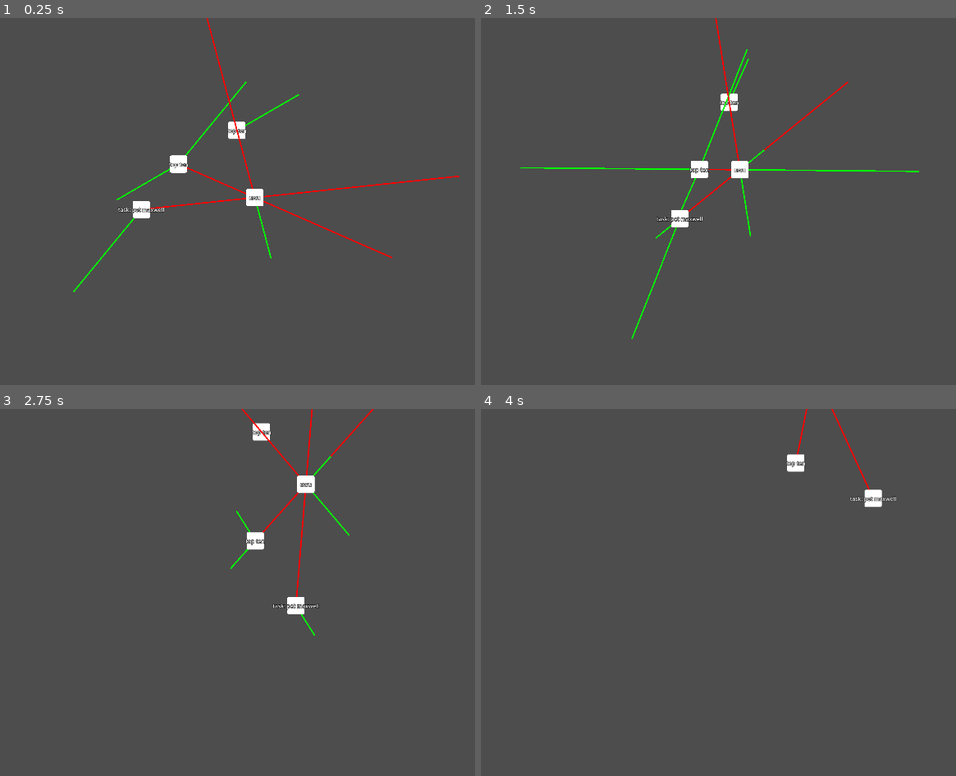
Above: before the commit, frames 1-4 (two rows, left to right).
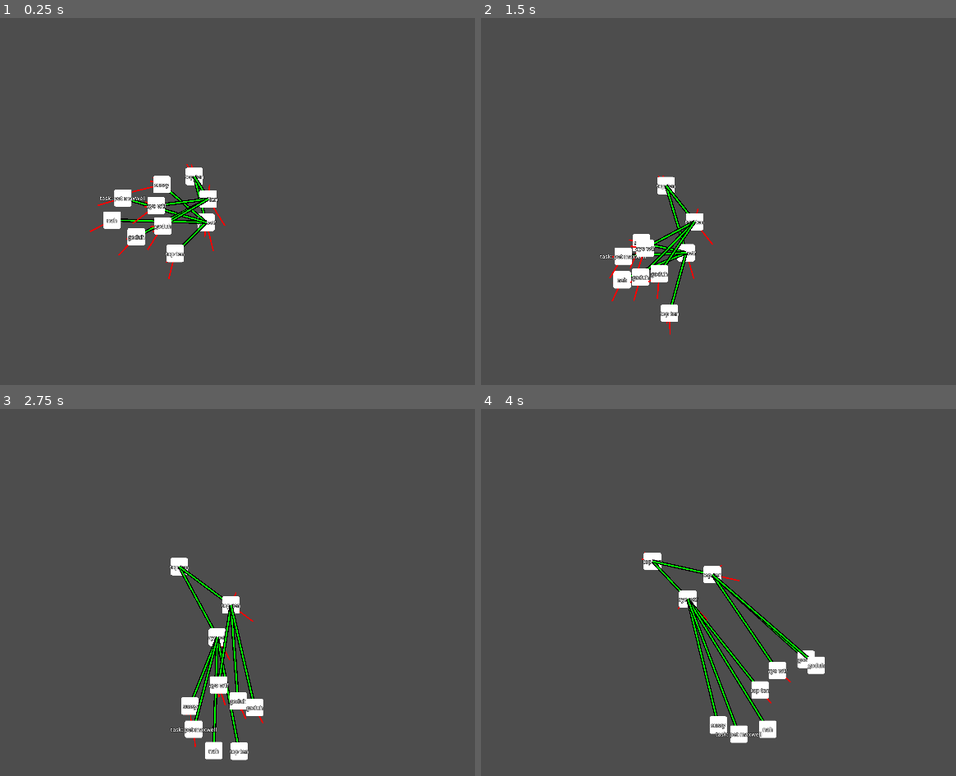
Above: after the commit, the same moments.

Repository: GenericUserIsTaken/hackpnw2024
Game: Godot game, scene res://scenes/TASK/test_playground.tscn
Same seed, same stepped clock (60 frames per second), same inputs: the game is played once before the commit and once after it. This scene is started directly instead of the project's main scene.
Inputs:
- Up to frame 1 (0.25 s): no input
- Up to frame 2 (1.5 s): no input
- Up to frame 3 (2.75 s): no input
- Up to frame 4 (4 s): no input

The runs differ from the first frame. In frame 1, 3.8% of the frame differs, in the area x 15-97%, y 0-75%; in frame 2, 3.7%; in frame 3, 4.2%, in the area x 35-79%, y 0-96%; in frame 4, 3.7%.

Commit message:
poked at the force stuff

Diff:
--- /dev/null
+++ b/godotproject/scenes/TASK/CameraManager.gd
@@ -0,0 +1,17 @@
+extends Camera2D
+
+@export var followerTarget: Task
+
+var isFollowingTarget = true
+# 0 < speed <= 1
+var followSpeed = 0.05
+
+# Called when the node enters the scene tree for the first time.
+func _ready():
+	pass # Replace with function body.
+
+
+# Called every frame. 'delta' is the elapsed time since the previous frame.
+func _process(delta):
+	if isFollowingTarget and followerTarget != null:
+		self.position += (followerTarget.position - self.position) * followSpeed
--- a/godotproject/scenes/TASK/task.gd
+++ b/godotproject/scenes/TASK/task.gd
@@ -9,12 +9,19 @@
 # an extra multiplier on push to others
 @export var pushWeight: float = 1
 
-# should be <= collider radius
+# higher is more resistance
+@export var pushResistance: float = 0
+
+# is taken from the collider radius
 @export var maxDistanceForPush: float = 250
 
-@export var distanceToForceBaseMultiplier: float = 1
+@export var distanceToForceBaseMultiplier: float = 0.1
 
-@export var parentPullMultiplier: float = 0.7
+@export var parentPullMultiplier: float = 10
+
+@export var parentPushMultiplier: float = 20
+
+@export var friction: float = 30
 
 # tracks other tasks within push distance
 var otherTasks
@@ -26,6 +33,8 @@
 	# temporary random names to help tell them apart
 	var names = ["amogus","sussy","goduh",":3","nah","ayo wtf","uwu","top ten","task: pet maxwell"]
 	self.changeTaskName(names.pick_random())
+
+	$Area2D/NearbyCollider.shape.radius = maxDistanceForPush
 
 func changeTaskName(newName : String):
 	$CenterContainer/Label.text = newName
@@ -39,23 +48,28 @@
 	if (parentTask != null):
 		parentForce = calc_pull_to_parent()
 		self.apply_central_force(parentForce)
+
 	queue_redraw()
 
 func calc_push_from(otherTask):
 	var diffVector = (self.global_position - otherTask.global_position)
-	diffVector = diffVector.normalized() * max(0, maxDistanceForPush - diffVector.length())
-	diffVector *= distanceToForceBaseMultiplier
+	diffVector = diffVector.normalized() * max(0, otherTask.get_parent().maxDistanceForPush - diffVector.length())
+	diffVector *= distanceToForceBaseMultiplier * (1 - pushResistance)
 	diffVector *= otherTask.get_parent().pushWeight
 	return diffVector
 
 func calc_pull_to_parent():
 	var diffVector = (parentTask.global_position - self.global_position)
-	diffVector *= parentPullMultiplier
-	diffVector *= distanceToForceBaseMultiplier
+	diffVector *= parentPullMultiplier * distanceToForceBaseMultiplier
 	diffVector *= parentTask.pushWeight
 	return diffVector
 
 func _draw():
+	# draw lines to parent
+	if parentTask != null:
+		draw_line(Vector2(0,0), self.to_local(parentTask.global_position), Color.BLACK, 10.0)
+
+	# draw velo debug
 	for otherTask in otherTasks:
-		draw_line(Vector2(0,0), 4*calc_push_from(otherTask), Color.GREEN, 4.0)
-	draw_line(Vector2(0,0), 4*parentForce, Color.RED, 4.0)
+		draw_line(Vector2(0,0), calc_push_from(otherTask), Color.RED, 4.0)
+	draw_line(Vector2(0,0), parentForce, Color.GREEN, 4.0)
--- a/godotproject/scenes/TASK/task.tscn
+++ b/godotproject/scenes/TASK/task.tscn
@@ -5,7 +5,7 @@
 [ext_resource type="PackedScene" uid="uid://c5a1jh8gbd50t" path="res://scenes/TREE/TaskTracer.tscn" id="3_dhgkg"]
 
 [sub_resource type="CircleShape2D" id="CircleShape2D_3rvya"]
-radius = 250.0
+radius = 1.0
 
 [sub_resource type="SystemFont" id="SystemFont_bshqn"]
 
@@ -13,6 +13,7 @@
 
 [node name="Task" type="RigidBody2D"]
 gravity_scale = 0.0
+lock_rotation = true
 script = ExtResource("1_1yd7e")
 
 [node name="Sprite2D" type="Sprite2D" parent="."]
@@ -40,5 +41,5 @@
 theme_override_fonts/font = SubResource("SystemFont_bshqn")
 text = "task name"
 
-[node name="CollisionShape2D" type="CollisionShape2D" parent="."]
+[node name="SelfCollider" type="CollisionShape2D" parent="."]
 shape = SubResource("CircleShape2D_y05yv")
--- a/godotproject/scenes/TASK/test_playground.tscn
+++ b/godotproject/scenes/TASK/test_playground.tscn
@@ -1,22 +1,53 @@
-[gd_scene load_steps=2 format=3 uid="uid://do43qb54of037"]
+[gd_scene load_steps=3 format=3 uid="uid://do43qb54of037"]
 
 [ext_resource type="PackedScene" uid="uid://oil23nrqorjg" path="res://scenes/TASK/task.tscn" id="1_22nn6"]
+[ext_resource type="Script" path="res://scenes/TASK/CameraManager.gd" id="2_osk6i"]
 
 [node name="Node2D" type="Node2D"]
 
-[node name="Task" parent="." instance=ExtResource("1_22nn6")]
-position = Vector2(149, -209)
+[node name="anchor task 1 (0)" parent="." instance=ExtResource("1_22nn6")]
+position = Vector2(33, -98)
+maxDistanceForPush = 1000.0
 
-[node name="Task3" parent="." node_paths=PackedStringArray("parentTask") instance=ExtResource("1_22nn6")]
-position = Vector2(-26, -113)
-parentTask = NodePath("../Task2")
+[node name="subtask 1 (0-1)" parent="." node_paths=PackedStringArray("parentTask") instance=ExtResource("1_22nn6")]
+position = Vector2(67, 35)
+parentTask = NodePath("../anchor task 1 (0)")
+maxDistanceForPush = 500.0
 
-[node name="Task4" parent="." node_paths=PackedStringArray("parentTask") instance=ExtResource("1_22nn6")]
-position = Vector2(-136, 20)
-parentTask = NodePath("../Task2")
+[node name="subtask 2 (1-1)" parent="." node_paths=PackedStringArray("parentTask") instance=ExtResource("1_22nn6")]
+position = Vector2(-63, -78)
+parentTask = NodePath("../subtask 1 (0-1)")
 
-[node name="Task2" parent="." node_paths=PackedStringArray("parentTask") instance=ExtResource("1_22nn6")]
-position = Vector2(203, -11)
-parentTask = NodePath("../Task")
+[node name="subtask 2 (1-2)" parent="." node_paths=PackedStringArray("parentTask") instance=ExtResource("1_22nn6")]
+position = Vector2(-25, 124)
+parentTask = NodePath("../subtask 1 (0-1)")
 
-[node name="Camera2D" type="Camera2D" parent="."]
+[node name="subtask 2 (1-3)" parent="." node_paths=PackedStringArray("parentTask") instance=ExtResource("1_22nn6")]
+position = Vector2(-212, 26)
+parentTask = NodePath("../subtask 1 (0-1)")
+
+[node name="subtask 2 (1-4)" parent="." node_paths=PackedStringArray("parentTask") instance=ExtResource("1_22nn6")]
+position = Vector2(-179, -39)
+parentTask = NodePath("../subtask 1 (0-1)")
+
+[node name="subtask 1 (0-2)" parent="." node_paths=PackedStringArray("parentTask") instance=ExtResource("1_22nn6")]
+position = Vector2(73, -33)
+parentTask = NodePath("../anchor task 1 (0)")
+maxDistanceForPush = 500.0
+
+[node name="subtask 2 (2-1)" parent="." node_paths=PackedStringArray("parentTask") instance=ExtResource("1_22nn6")]
+position = Vector2(-80, -15)
+parentTask = NodePath("../subtask 1 (0-2)")
+
+[node name="subtask 2 (2-2)" parent="." node_paths=PackedStringArray("parentTask") instance=ExtResource("1_22nn6")]
+position = Vector2(-140, 77)
+parentTask = NodePath("../subtask 1 (0-2)")
+
+[node name="subtask 2 (2-3)" parent="." node_paths=PackedStringArray("parentTask") instance=ExtResource("1_22nn6")]
+position = Vector2(-61, 44)
+parentTask = NodePath("../subtask 1 (0-2)")
+
+[node name="Camera2D" type="Camera2D" parent="." node_paths=PackedStringArray("followerTarget")]
+position_smoothing_enabled = true
+script = ExtResource("2_osk6i")
+followerTarget = NodePath("../anchor task 1 (0)")
Not shown, added: godotproject/scenes/TASK/tes1E10.tmp
